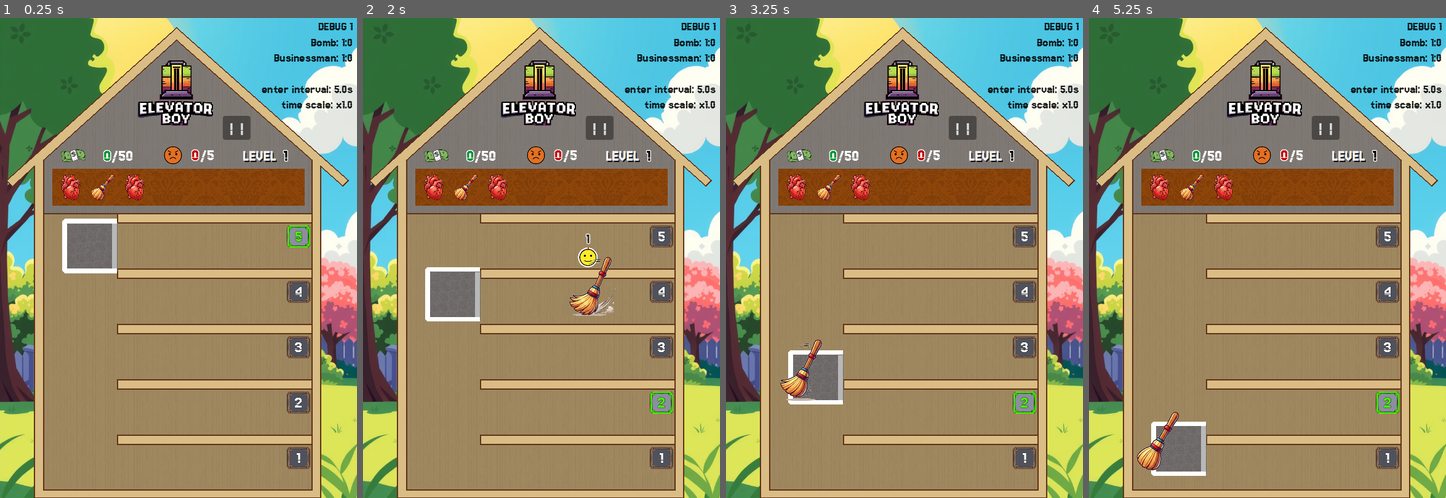
Above: before the commit, frames 1-4 (left to right).
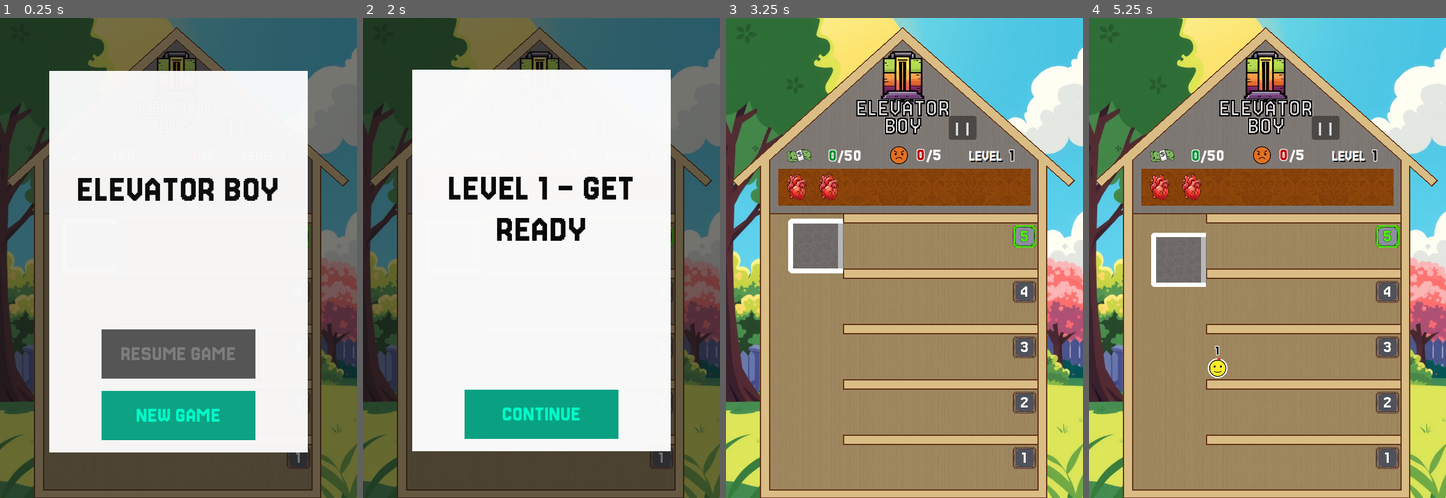
Above: after the commit, the same moments.

Repository: gilad905/elevator-boy
Game: Godot game, scene res://scenes/main.tscn
Two runs of this game, one before a commit and one after it. Both use one fixed random seed, a clock stepped at 60 frames per second and the inputs below.
Inputs (mouse positions are in pixels of both pictures, inside the frame that each line leads up to):
- Up to frame 1 (0.25 s): no input
- Up to frame 2 (2 s): click (466, 186) at 0.52 s; click (541, 411) at 1.25 s, where only the run after the commit has a clickable "NEW GAME"
- Up to frame 3 (3.25 s): click (904, 416) at 2 s, where only the run after the commit has a clickable "CONTINUE"; hold Up (elevator_move_up) from 2.78 s (still down); tap Space (door_toggle) at 2.85 s
- Up to frame 4 (5.25 s): release Up (elevator_move_up) at 3.53 s; hold Down (elevator_move_down) 3.53-4.28 s; tap A (time_scale_decrease) at 3.6 s; hold Q (time_scale_increase) 4.28-5.03 s; hold Up (elevator_move_up) from 4.28 s (still down); tap Space (door_toggle) at 5.1 s

The runs differ from the first frame. In frame 1, 98% of the frame differs, in the area x 0-100%, y 0-100%; in frame 2, 98%; in frame 3, 7.7%; in frame 4, 7.9%.

Commit message:
new font + logo; fixed enter_elevator_next

Diff:
--- a/project.godot
+++ b/project.godot
@@ -29,7 +29,7 @@
 
 [gui]
 
-theme/custom_font="res://assets/Jersey15-Regular.ttf"
+theme/custom_font="res://assets/Jersey20-Regular.ttf"
 
 [input]
 
--- a/scenes/main.tscn
+++ b/scenes/main.tscn
@@ -83,8 +83,8 @@
 
 [node name="Logo" type="Sprite2D" parent="Background"]
 texture_filter = 1
-position = Vector2(285, 122)
-scale = Vector2(0.38, 0.38)
+position = Vector2(287, 123)
+scale = Vector2(0.5, 0.5)
 texture = ExtResource("13_j173s")
 
 [node name="HUD" type="Node2D" parent="."]
@@ -312,7 +312,6 @@
 
 [node name="NPCsTimer" type="Timer" parent="Timers"]
 
-
 [node name="SpeedSpanTimer" type="Timer" parent="Timers"]
 
 [node name="Nodes" type="Node" parent="."]
--- a/scripts/globals/env.gd
+++ b/scripts/globals/env.gd
@@ -9,6 +9,7 @@
 		return false
 	return OS.has_feature("editor") or OS.is_debug_build()
 
-# static var is_dev: bool = false
-static var is_dev: bool = _resolve_is_dev()
+# cannot be in settings.gd because of cyclic dependency
+static var is_dev: bool = false
+# static var is_dev: bool = _resolve_is_dev()
 static var version: String = "1"
--- a/scripts/globals/npcs.gd
+++ b/scripts/globals/npcs.gd
@@ -17,9 +17,9 @@
 
 static func add_random_npc() -> Node2D:
 	var floor_num = get_random_free_floor_num()
-	if Env.is_dev:
-		print("DEV - Adding at floor 5")
-		floor_num = 5
+	# if Env.is_dev:
+	# 	print("DEV - Adding at floor 5")
+	# 	floor_num = 5
 
 	if not floor_num:
 		return
@@ -73,6 +73,7 @@
 
 static func _get_npc_frequency(type: Npc.Type) -> int:
 	# if Env.is_dev and type == Npc.Type.Bomb:
+	# 	print("DEV - Returning 2 for bomb frequency")
 	# 	return 2
 	var start_freq = Settings.npc_meta[type].start_frequency
 	if start_freq <= 0:
--- a/scripts/globals/state.gd
+++ b/scripts/globals/state.gd
@@ -16,6 +16,7 @@
 
 static func _static_init() -> void:
 	if Env.is_dev:
+		print("DEV - adding broom to closet")
 		_default.closet = [Item.Type.Life, Item.Type.Broom, Item.Type.Life]
 		closet = _default.closet.duplicate()
 	_load()
--- a/scripts/item/item_broom.gd
+++ b/scripts/item/item_broom.gd
@@ -15,7 +15,9 @@
 		for npc: Npc in room.get_node("NPCs").get_children():
 			_sweep_npc(npc)
 
-	if not Env.is_dev:
+	if Env.is_dev:
+		print("DEV - not removing broom")
+	else:
 		super ()
 
 func _show_animation(elevator_only: bool) -> void:
--- a/scripts/npc/person.gd
+++ b/scripts/npc/person.gd
@@ -5,13 +5,14 @@
 func _init() -> void:
 	if type == Npc.Type.Unset:
 		type = Npc.Type.Person
-	super()
+	super ()
 
 func _ready() -> void:
 	to_animate = $Face
 	$AngryResult/Amount.text = "-%s" % Settings.angry_money_loss
-	super()
+	super ()
 	# if Env.is_dev:
+	# 	print("DEV - making person fall")
 	# 	await get_tree().create_timer(2).timeout
 	# 	remove(Npc.RemovalType.Fall)
 	# 	show_result(false)
--- a/scripts/room/floor.gd
+++ b/scripts/room/floor.gd
@@ -2,6 +2,7 @@
 
 var door: Node2D
 var right_edge: int
+var floor_num: int
 const npc_y: int = 38
 const pressed_font_color: Color = Color("4af502")
 
@@ -10,7 +11,8 @@
 	self.npc_limit = 4
 	right_edge = get_right_edge()
 	npc_start_position = Vector2(right_edge, npc_y)
-	$FloorNum.text = str(get_index() + 1)
+	floor_num = get_index() + 1
+	$FloorNum.text = str(floor_num)
 
 func get_npc_position(i: int) -> Vector2:
 	var spacing: int = Settings.npc_spacing
@@ -21,15 +23,16 @@
 func enter_elevator_next():
 	# if Env.is_dev:
 	# 	print("enter_elevator_next check")
-
+	if not floor_num == Nodes.Elevator.current_floor_num:
+		return
+	if door.current_state != door.DoorState.open:
+		return
+	if not Nodes.Elevator.has_room():
+		return
 	if $NPCs.get_child_count() == 0:
 		return
 	var npc = $NPCs.get_child(0)
 	if npc.is_moving():
-		return
-	if door.current_state != door.DoorState.open:
-		return
-	if not Nodes.Elevator.has_room():
 		return
 
 	# if Env.is_dev:
Binary file removed: assets/Jersey15-Regular.ttf
Binary file added: assets/Jersey20-Regular.ttf
Binary file changed: assets/images/logo.png
Not shown: 1 places in scenes/main.tscn that only renumber resources
